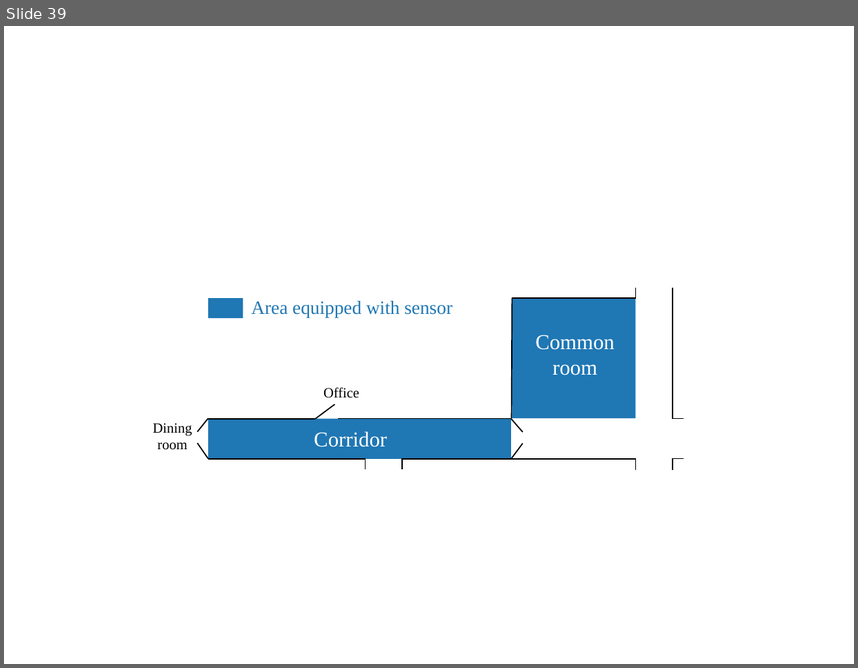
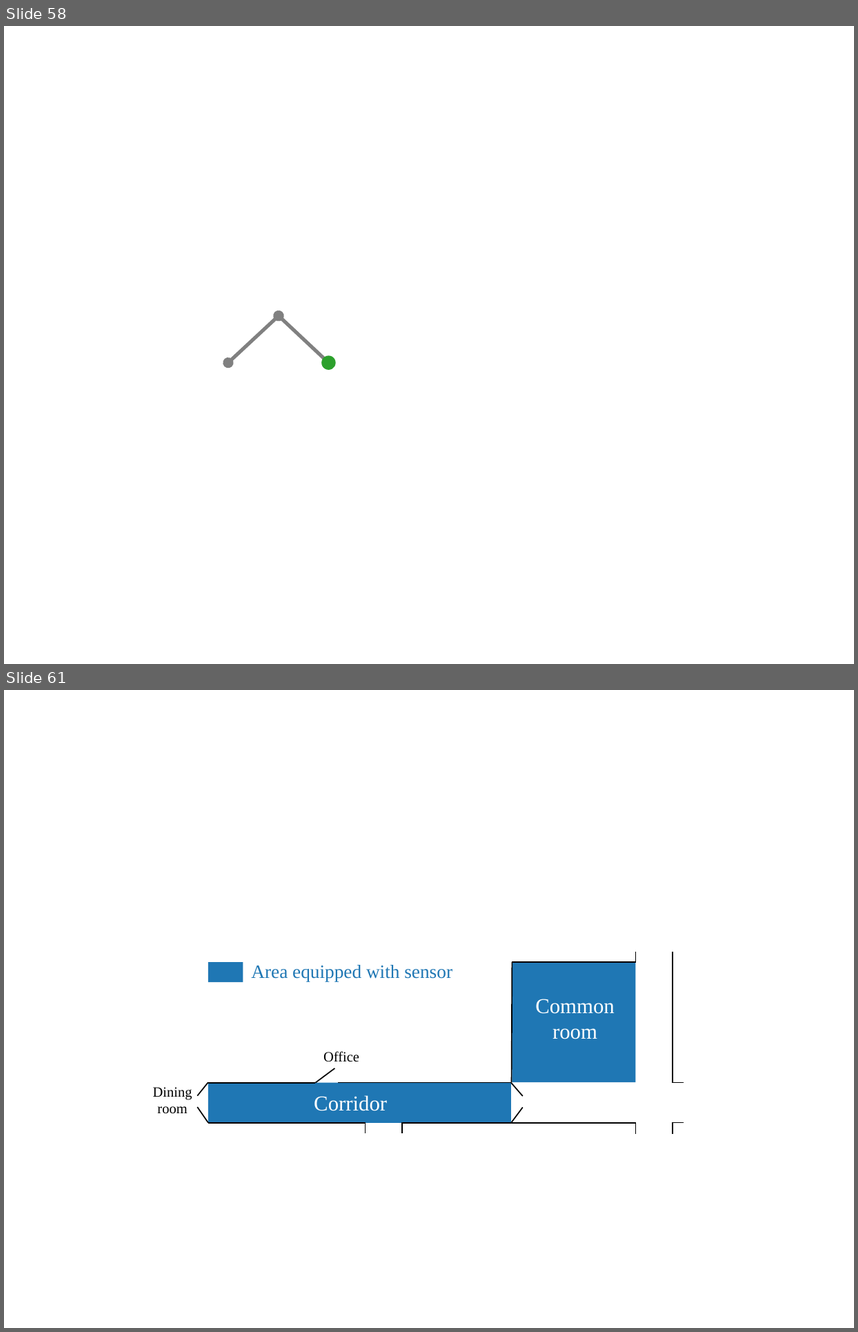
Before and after one commit to lminvielle/soutenance, a slide deck: images/ppt/schemas.pptx. Shown one above the other, each under a label of ours: slide 39 before the commit, slides 58 and 61 after it; the slides between them are not shown. The pictures are 858x668 and 858x1332 pixels, drawn with LibreOffice and Linux fonts; fonts in the diff are those of the drawing. Boxes give left, top, right and bottom in pixels: in the first picture for what was removed or moved away, otherwise in the second. Text is boxed around its words. In the diff, an @@ line names an element or a change of style, - is before the commit and + after.

```diff
--- a/images/ppt/schemas.pptx
+++ b/images/ppt/schemas.pptx
@@ slide 58 added at [4,26,854,664], background #FFFFFF @@
@@ ellipse added at [275,312,283,319], fill #262626 @@
@@ double arrow added from (279, 316) to (228, 363), #808080 3 pt @@
@@ double arrow added from (279, 316) to (329, 363), #808080 3 pt @@
@@ ellipse added at [322,356,337,370], fill #2CA02C @@
@@ what was slide 39 is now slide 61 @@
```
Also in this commit, not shown: 1 slide changed, 21 other slides added, 39 other files.
